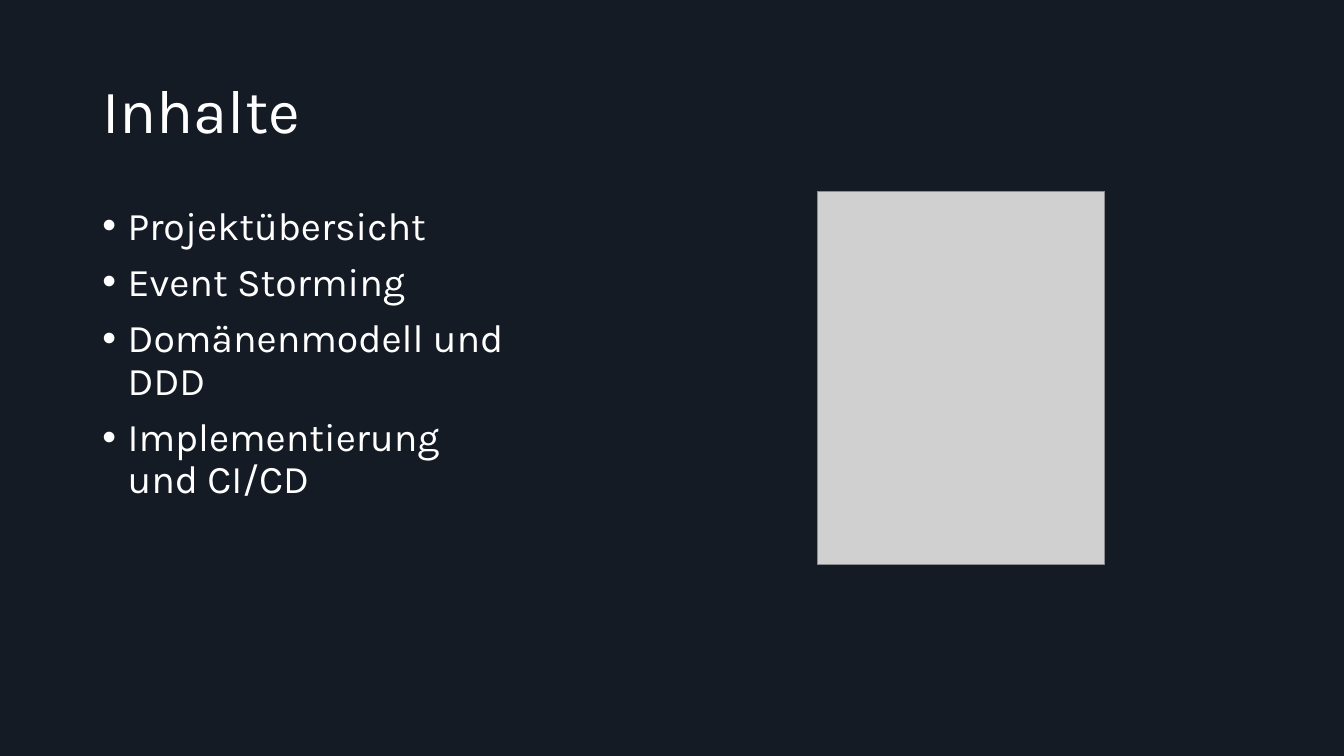
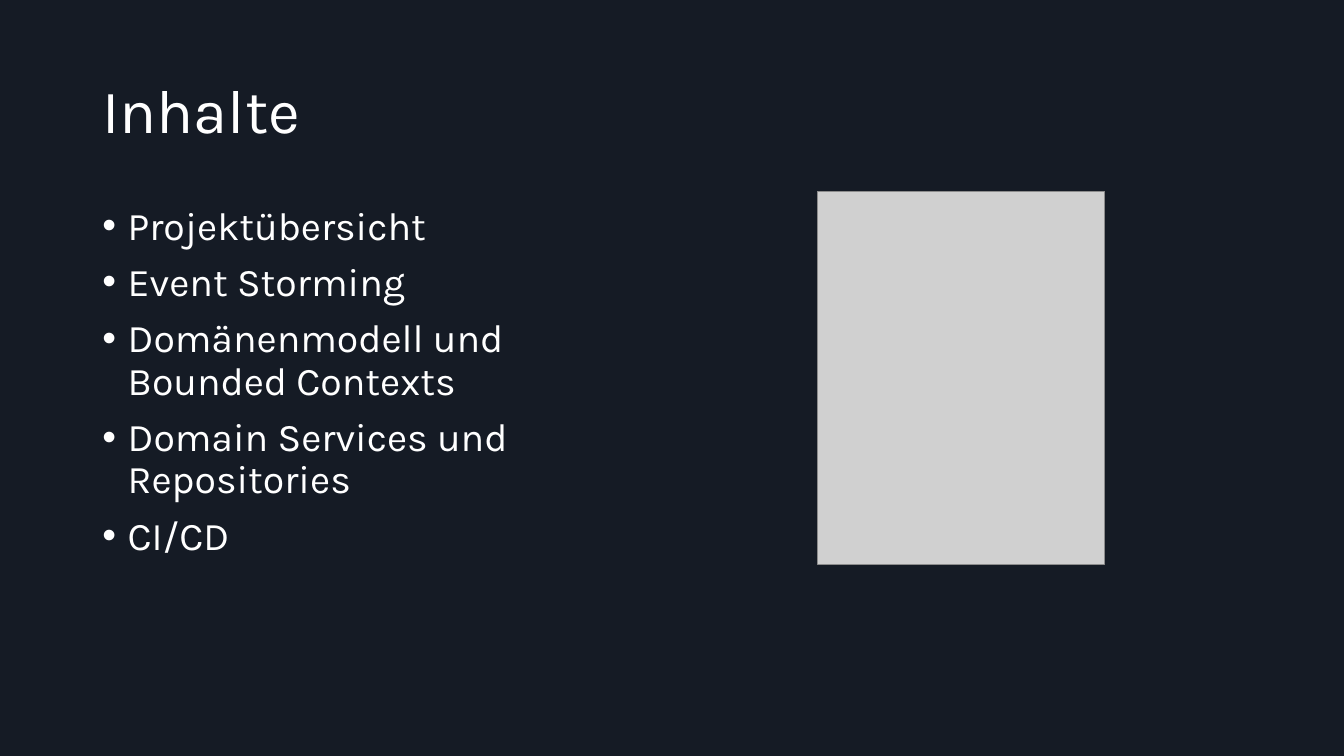
Before and after one commit to Dolokan/MSE_Roguelike, a slide deck: slide 2 of Moderne Softwareentwicklung Zwischenpräsentation.pptx. Drawn at 1344x756 pixels with LibreOffice and Linux fonts; fonts in the diff are those of the drawing; grey boxes stand for pictures. Boxes give left, top, right and bottom in pixels: in the first picture for what was removed or moved away, otherwise in the second. Text is boxed around its words. In the diff, an @@ line names an element or a change of style, - is before the commit and + after.

```diff
--- a/Moderne Softwareentwicklung Zwischenpräsentation.pptx
+++ b/Moderne Softwareentwicklung Zwischenpräsentation.pptx
@@ text at [128,325,507,553]: text changed @@
-• Domänenmodell und DDD
-• Implementierung und CI/CD
+• Domänenmodell und Bounded Contexts
+• Domain Services und Repositories
+• CI/CD
```
Also in this commit, not shown: 3 other slides changed, 10 slides added, 3 slides removed.
